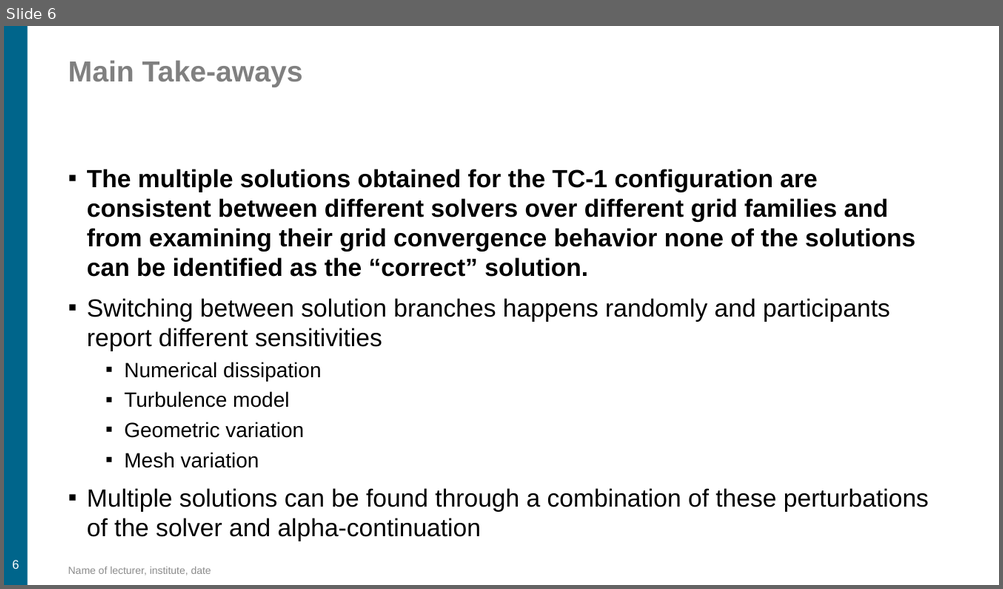
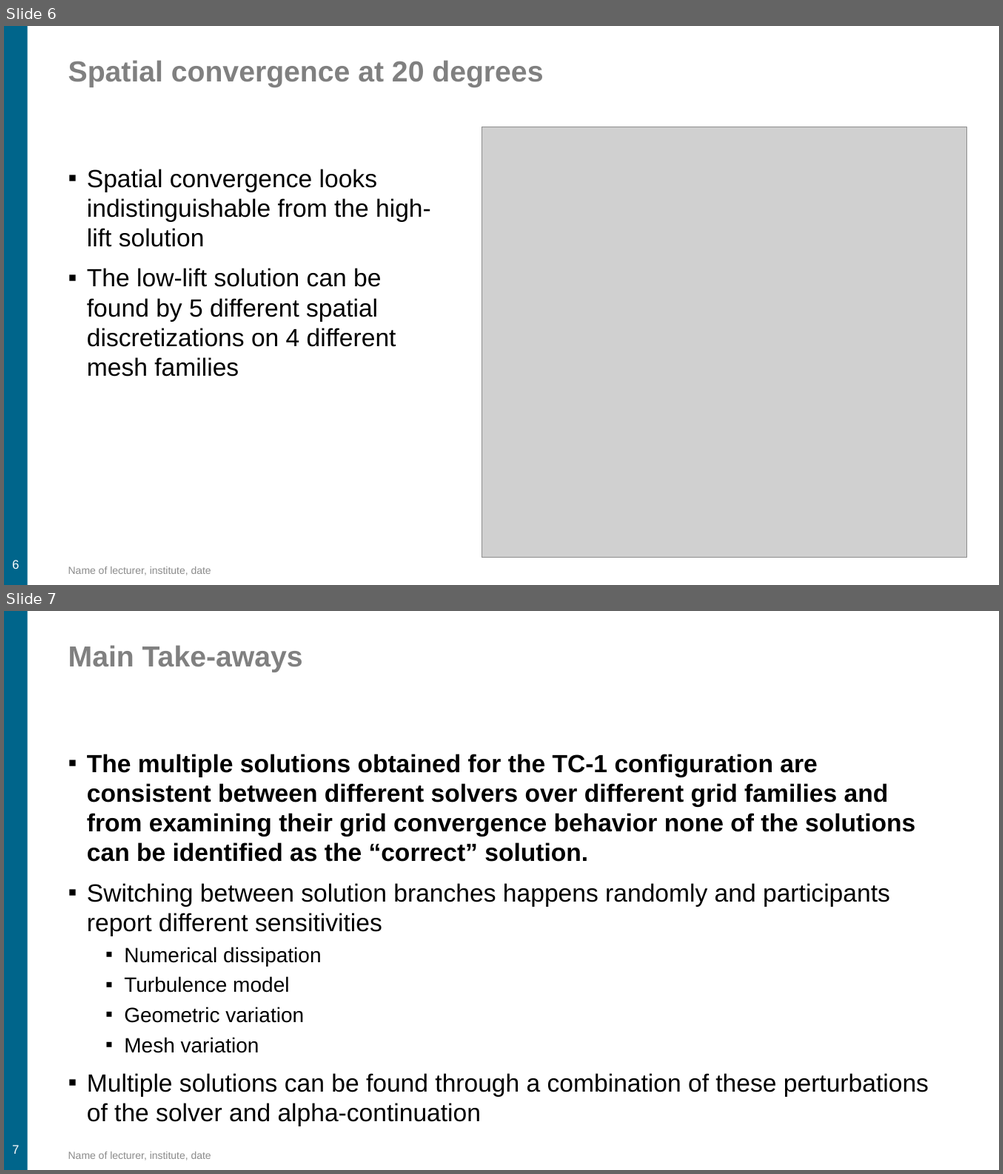
Before and after one commit to HiLiftPW-Committee/HLPW6-RANS-MULTI-SOLN, a slide deck: Vision.pptx. Shown one above the other, each under a label of ours: slide 6 before the commit, slides 6 and 7 after it. The pictures are 1003x589 and 1003x1174 pixels, drawn with LibreOffice and Linux fonts; fonts in the diff are those of the drawing; grey boxes stand for pictures; background and template pictures are left out. Boxes give left, top, right and bottom in pixels: in the first picture for what was removed or moved away, otherwise in the second. Text is boxed around its words. In the diff, an @@ line names an element or a change of style, - is before the commit and + after.

Commit message:
Updated Spatial convergence

```diff
--- a/Vision.pptx
+++ b/Vision.pptx
@@ slide 6 added at box(4, 26, 999, 585), background #FFFFFF; not listed: 1 template element that a slide beside it also shows @@
@@ title added at box(68, 60, 543, 87), 28 pt, text #808080, bold @@
+Spatial convergence at 20 degrees
@@ picture added at box(481, 127, 967, 558) @@
@@ text added at box(87, 169, 431, 377), 24 pt, text #000000 @@
+▪ Spatial convergence looks indistinguishable from the high-lift solution
+▪ The low-lift solution can be found by 5 different spatial discretizations on 4 different mesh families
@@ page number added at box(12, 560, 19, 569), 12 pt, text #FFFFFF @@
+6
@@ text added at box(68, 567, 211, 576), 10 pt, text #8C8C8C @@
+Name of lecturer, institute, date
@@ what was slide 6 is now slide 7 @@
@@ page number at box(12, 1145, 19, 1154): text changed @@
-6
+7
```
Also in this commit, not shown: 4 slides changed.
